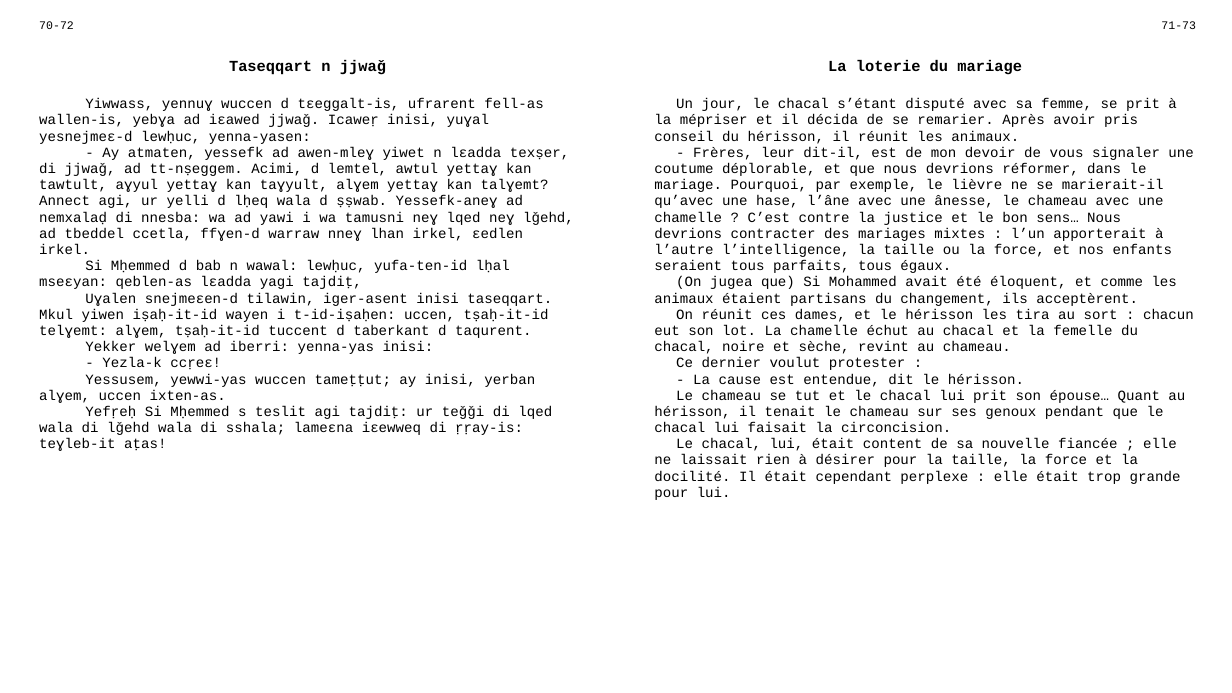
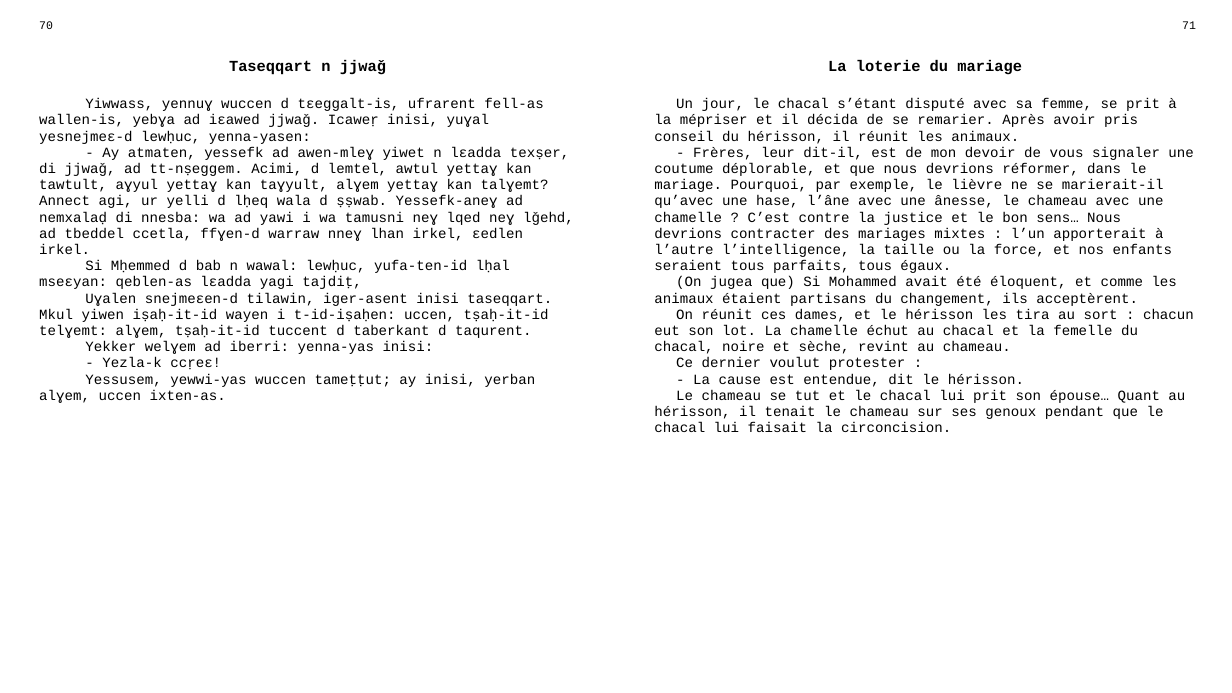
Before and after one commit to sferhah/tamacahut_n_wuccen, a slide deck: slide 31 of Uccen.ConsoleApp/uccen.pptx (slide 30 before the commit). Drawn at 1232x693 pixels with LibreOffice and Linux fonts; fonts in the diff are those of the drawing. Boxes give left, top, right and bottom in pixels: in the first picture for what was removed or moved away, otherwise in the second. Text is boxed around its words. In the diff, an @@ line names an element or a change of style, - is before the commit and + after.

```diff
--- a/Uccen.ConsoleApp/uccen.pptx
+++ b/Uccen.ConsoleApp/uccen.pptx
@@ table at <box>30,15,1205,668</box> @@
-row 1, column 1: 70-72
+row 1, column 1: 70
-row 1, column 3: 71-73
+row 1, column 3: 71
-row 3, column 1: Yiwwass, yennuɣ wuccen d tɛeggalt-is, ufrarent fell-as wallen-is, yebɣa ad iɛawed jjwaǧ. Icaweṛ inisi, yuɣal yesnejmeɛ-d lewḥuc, yenna-yasen: / - Ay atmaten, yessefk ad awen-mleɣ yiwet n lɛadda texṣer, di jjwaǧ, ad tt-nṣeggem. Acimi, d lemtel, awtul yettaɣ kan tawtult, aɣyul yettaɣ kan taɣyult, alɣem yettaɣ kan talɣemt? Annect agi, ur yelli d lḥeq wala d ṣṣwab. Yessefk-aneɣ ad nemxalaḍ di nnesba: wa ad yawi i wa tamusni neɣ lqed neɣ lǧehd, ad tbeddel ccetla, ffɣen-d warraw nneɣ lhan irkel, ɛedlen irkel. / Si Mḥemmed d bab n wawal: lewḥuc, yufa-ten-id lḥal mseɛyan: qeblen-as lɛadda yagi tajdiṭ, / Uɣalen snejmeɛen-d tilawin, iger-asent inisi taseqqart. Mkul yiwen iṣaḥ-it-id wayen i t-id-iṣaḥen: uccen, tṣaḥ-it-id telɣemt: alɣem, tṣaḥ-it-id tuccent d taberkant d taqurent. / Yekker welɣem ad iberri: yenna-yas inisi: / - Yezla-k ccṛeɛ! / Yessusem, yewwi-yas wuccen tameṭṭut; ay inisi, yerban alɣem, uccen ixten-as. / Yefṛeḥ Si Mḥemmed s teslit agi tajdiṭ: ur teǧǧi di lqed wala di lǧehd wala di sshala; lameɛna iɛewweq di ṛṛay-is: teɣleb-it aṭas!
+row 3, column 1: Yiwwass, yennuɣ wuccen d tɛeggalt-is, ufrarent fell-as wallen-is, yebɣa ad iɛawed jjwaǧ. Icaweṛ inisi, yuɣal yesnejmeɛ-d lewḥuc, yenna-yasen: / - Ay atmaten, yessefk ad awen-mleɣ yiwet n lɛadda texṣer, di jjwaǧ, ad tt-nṣeggem. Acimi, d lemtel, awtul yettaɣ kan tawtult, aɣyul yettaɣ kan taɣyult, alɣem yettaɣ kan talɣemt? Annect agi, ur yelli d lḥeq wala d ṣṣwab. Yessefk-aneɣ ad nemxalaḍ di nnesba: wa ad yawi i wa tamusni neɣ lqed neɣ lǧehd, ad tbeddel ccetla, ffɣen-d warraw nneɣ lhan irkel, ɛedlen irkel. / Si Mḥemmed d bab n wawal: lewḥuc, yufa-ten-id lḥal mseɛyan: qeblen-as lɛadda yagi tajdiṭ, / Uɣalen snejmeɛen-d tilawin, iger-asent inisi taseqqart. Mkul yiwen iṣaḥ-it-id wayen i t-id-iṣaḥen: uccen, tṣaḥ-it-id telɣemt: alɣem, tṣaḥ-it-id tuccent d taberkant d taqurent. / Yekker welɣem ad iberri: yenna-yas inisi: / - Yezla-k ccṛeɛ! / Yessusem, yewwi-yas wuccen tameṭṭut; ay inisi, yerban alɣem, uccen ixten-as.
-row 3, column 3: Un jour, le chacal s’étant disputé avec sa femme, se prit à la mépriser et il décida de se remarier. Après avoir pris conseil du hérisson, il réunit les animaux. / - Frères, leur dit-il, est de mon devoir de vous signaler une coutume déplorable, et que nous devrions réformer, dans le mariage. Pourquoi, par exemple, le lièvre ne se marierait-il qu’avec une hase, l’âne avec une ânesse, le chameau avec une chamelle ? C’est contre la justice et le bon sens… Nous devrions contracter des mariages mixtes : l’un apporterait à l’autre l’intelligence, la taille ou la force, et nos enfants seraient tous parfaits, tous égaux. / (On jugea que) Si Mohammed avait été éloquent, et comme les animaux étaient partisans du changement, ils acceptèrent. / On réunit ces dames, et le hérisson les tira au sort : chacun eut son lot. La chamelle échut au chacal et la femelle du chacal, noire et sèche, revint au chameau. / Ce dernier voulut protester : / - La cause est entendue, dit le hérisson. / Le chameau se tut et le chacal lui prit son épouse… Quant au hérisson, il tenait le chameau sur ses genoux pendant que le chacal lui faisait la circoncision. / Le chacal, lui, était content de sa nouvelle fiancée ; elle ne laissait rien à désirer pour la taille, la force et la docilité. Il était cependant perplexe : elle était trop grande pour lui.
+row 3, column 3: Un jour, le chacal s’étant disputé avec sa femme, se prit à la mépriser et il décida de se remarier. Après avoir pris conseil du hérisson, il réunit les animaux. / - Frères, leur dit-il, est de mon devoir de vous signaler une coutume déplorable, et que nous devrions réformer, dans le mariage. Pourquoi, par exemple, le lièvre ne se marierait-il qu’avec une hase, l’âne avec une ânesse, le chameau avec une chamelle ? C’est contre la justice et le bon sens… Nous devrions contracter des mariages mixtes : l’un apporterait à l’autre l’intelligence, la taille ou la force, et nos enfants seraient tous parfaits, tous égaux. / (On jugea que) Si Mohammed avait été éloquent, et comme les animaux étaient partisans du changement, ils acceptèrent. / On réunit ces dames, et le hérisson les tira au sort : chacun eut son lot. La chamelle échut au chacal et la femelle du chacal, noire et sèche, revint au chameau. / Ce dernier voulut protester : / - La cause est entendue, dit le hérisson. / Le chameau se tut et le chacal lui prit son épouse… Quant au hérisson, il tenait le chameau sur ses genoux pendant que le chacal lui faisait la circoncision.
```
Also in this commit, not shown: 3 other slides changed, 3 slides added, 1 other file.
